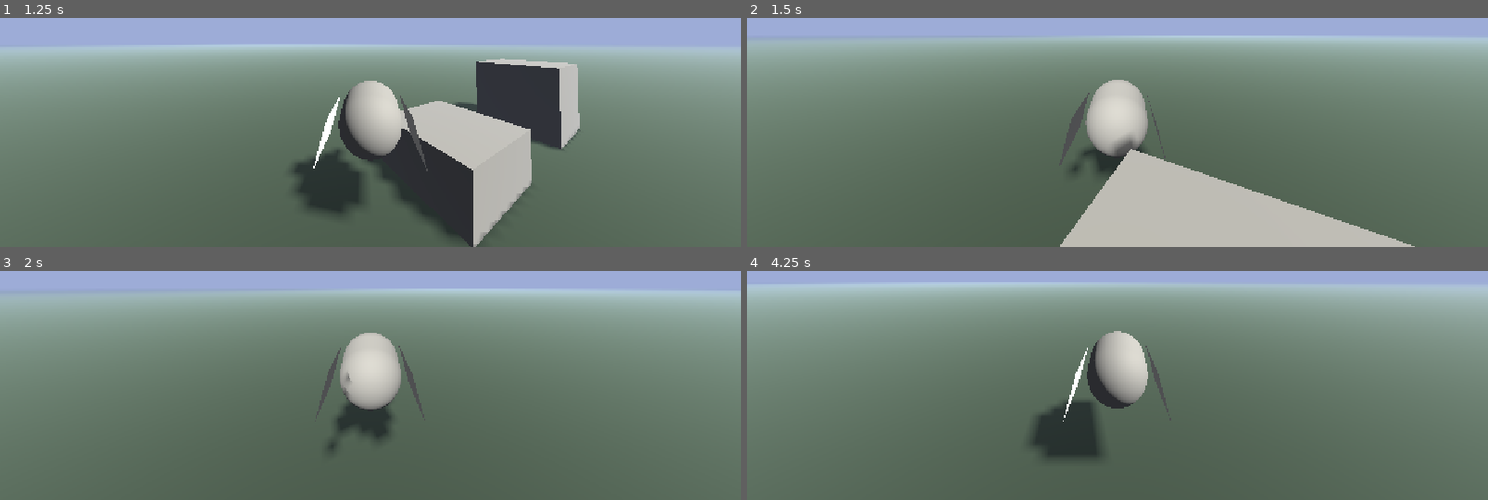
Above: before the commit, frames 1-4 (two rows, left to right).
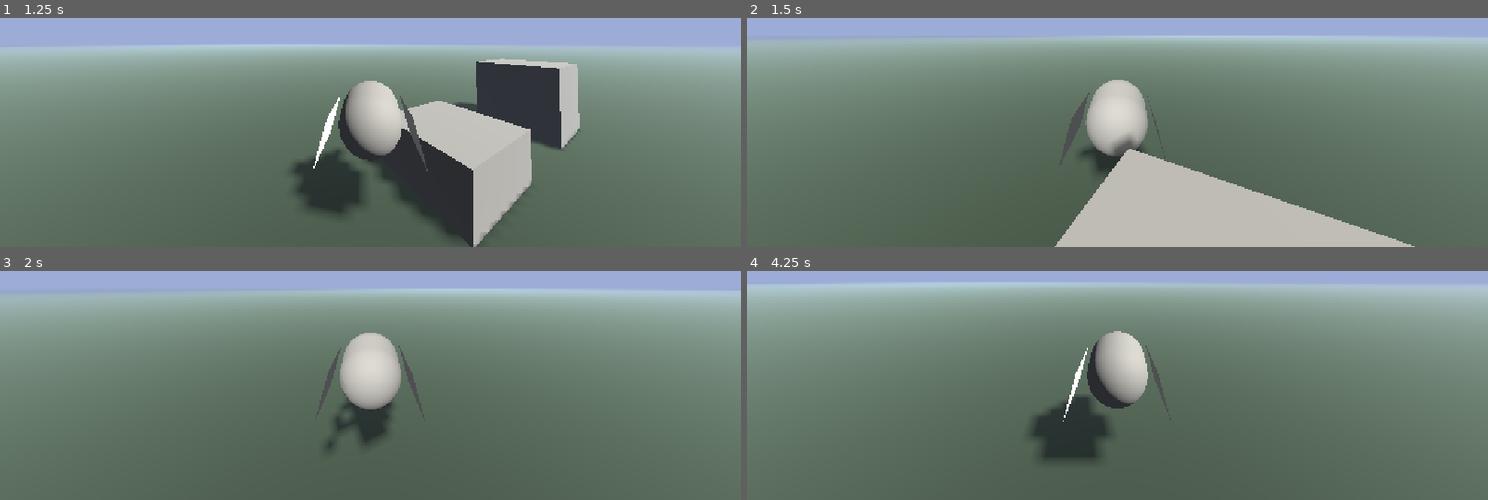
Above: after the commit, the same moments.

Repository: Su-Nes/bird-game
Game: Godot game, scene res://World/World.tscn
Same seed, same stepped clock (60 frames per second), same inputs: the game is played once before the commit and once after it.
Inputs (mouse positions are in pixels of both pictures, inside the frame that each line leads up to):
- Up to frame 1 (1.25 s): move the mouse to (407, 38) at 0.52 s; hold W (forward) from 0.53 s (still down); tap Space (jump) at 0.77 s
- Up to frame 2 (1.5 s): keep holding W (forward); move the mouse to (1080, 40) at 1.27 s
- Up to frame 3 (2 s): keep holding W (forward); tap Space (jump) at 1.52 s
- Up to frame 4 (4.25 s): keep holding W (forward); move the mouse to (1132, 284) at 2.02 s; move the mouse to (1110, 298) at 2.77 s; tap Space (jump) at 3.02, 3.77 s; move the mouse to (1169, 296) at 3.52 s

Frame 1 is identical in both runs. In frame 2, 0.2% of the frame differs, in the area x 41-52%, y 57-100%; in frame 3, 0.1%; in frame 4, 0.2%.

Commit message:
Camera refactoring

Diff:
--- a/Player/ControllerStates/FallState.gd
+++ b/Player/ControllerStates/FallState.gd
@@ -4,6 +4,7 @@
 
 
 @onready var player_controller: CharacterBody3D = $"../.."
+@onready var camera_pivot_y: Node3D = $"../../CameraPivotY"
 @onready var collision_shape_3d: CollisionShape3D = $"../../CollisionShape3D"
 @onready var extension_functions: PlayerExtensionFunctions = $"../.."
 
@@ -29,7 +30,7 @@
 
 	# Get the input direction and handle the movement/deceleration.
 	var input_dir = Input.get_vector("left", "right", "forward", "backward")
-	direction = (player_controller.transform.basis * Vector3(input_dir.x, 0, input_dir.y)).normalized()
+	direction = (camera_pivot_y.transform.basis * Vector3(input_dir.x, 0, input_dir.y)).normalized()
 
 	handle_velocity(delta)
 
--- a/Player/ControllerStates/IdleState.gd
+++ b/Player/ControllerStates/IdleState.gd
@@ -5,7 +5,7 @@
 
 @export var WING_STATES : WingStateMachine
 
-@onready var pivot: Node3D = $"../../CameraPivot"
+@onready var camera_pivot_y: Node3D = $"../../CameraPivotY"
 @onready var player_controller: CharacterBody3D = $"../.."
 @onready var walk_state: WalkState = $"../WalkState"
 @onready var collision_shape_3d: CollisionShape3D = $"../../CollisionShape3D"
@@ -28,7 +28,7 @@
 
 	# Get the input direction and handle the movement/deceleration.
 	var input_dir = Input.get_vector("left", "right", "forward", "backward")
-	direction = (player_controller.transform.basis * Vector3(input_dir.x, 0, input_dir.y)).normalized()
+	direction = (camera_pivot_y.transform.basis * Vector3(input_dir.x, 0, input_dir.y)).normalized()
 
 	if direction.length() > 0.0:
 		state_machine.change_state("walkstate")
--- a/Player/ControllerStates/JumpState.gd
+++ b/Player/ControllerStates/JumpState.gd
@@ -15,6 +15,7 @@
 @export var AIR_INERTIA = 2.5
 
 @onready var player_controller: CharacterBody3D = $"../.."
+@onready var camera_pivot_y: Node3D = $"../../CameraPivotY"
 @onready var extension_functions: PlayerExtensionFunctions = $"../.."
 
 func enter():
@@ -39,7 +40,7 @@
 
 	# Get the input direction and handle the movement/deceleration.
 	var input_dir = Input.get_vector("left", "right", "forward", "backward")
-	direction = (player_controller.transform.basis * Vector3(input_dir.x, 0, input_dir.y)).normalized()
+	direction = (camera_pivot_y.transform.basis * Vector3(input_dir.x, 0, input_dir.y)).normalized()
 
 	handle_velocity(delta)
 
--- a/Player/ControllerStates/WalkState.gd
+++ b/Player/ControllerStates/WalkState.gd
@@ -6,10 +6,12 @@
 @export var MOVE_SPEED: float
 @export var GROUND_INERTIA = 14.0
 @export var MOMENTUM_DECAY = 1.0
-@export var COYOTE_TIME = .1
+@export var CAMERA_MOVEMENT : CameraRotation
+@export var CAMERA_AUTO_LOOK_LERP = .05
 var coyoteTimer
 
 @onready var player_controller: CharacterBody3D = $"../.."
+@onready var camera_pivot_y: Node3D = $"../../CameraPivotY"
 @onready var collision_shape_3d: CollisionShape3D = $"../../CollisionShape3D"
 @onready var extension_functions: PlayerExtensionFunctions = $"../.."
 
@@ -17,7 +19,7 @@
 var velocity
 
 func enter():
-	#print("Entered W4alk state")
+	#print("Entered Walk state")
 	pass
 
 func physics_update(delta):
@@ -32,9 +34,11 @@
 
 	# Get the input direction and handle the movement/deceleration.
 	var input_dir = Input.get_vector("left", "right", "forward", "backward")
-	direction = (player_controller.transform.basis * Vector3(input_dir.x, 0, input_dir.y)).normalized()
+	direction = (camera_pivot_y.transform.basis * Vector3(input_dir.x, 0, input_dir.y)).normalized()
 
 	handle_velocity(delta)
+
+	CAMERA_MOVEMENT.look_towards(direction, CAMERA_AUTO_LOOK_LERP)
 
 	# Switch to idle when no movement direction is held.
 	if direction.length() <= 0.0:
--- a/Player/PlayerController.tscn
+++ b/Player/PlayerController.tscn
@@ -6,7 +6,7 @@
 [ext_resource type="Script" uid="uid://3m20wys6ugrl" path="res://Player/ControllerStates/IdleState.gd" id="2_ldje2"]
 [ext_resource type="Script" uid="uid://bei6l034pllt6" path="res://Common/Scripts/Entity/WingStates/WingsIdle.gd" id="3_laaob"]
 [ext_resource type="Script" uid="uid://dsxe0ls16mjwb" path="res://Player/ControllerStates/WalkState.gd" id="3_ldje2"]
-[ext_resource type="Script" uid="uid://isw8sgo3oloe" path="res://Player/Scripting/CameraMotion.gd" id="4_bacvh"]
+[ext_resource type="Script" uid="uid://isw8sgo3oloe" path="res://Player/Scripting/CameraRotation.gd" id="4_bacvh"]
 [ext_resource type="Script" uid="uid://dh7ybwg1n3d1q" path="res://Player/ControllerStates/JumpState.gd" id="4_j8irr"]
 [ext_resource type="Script" uid="uid://chuogpiglf4ke" path="res://Common/Scripts/Entity/WingStates/WingsGlide.gd" id="4_x8g6g"]
 [ext_resource type="Script" uid="uid://bvfkhbgfu15mb" path="res://Player/ControllerStates/FallState.gd" id="5_mdtj2"]
@@ -89,10 +89,12 @@
 script = ExtResource("2_ldje2")
 WING_STATES = NodePath("../../Mesh/Wings/WingStateMachine")
 
-[node name="WalkState" type="Node" parent="MovementStateMachine" unique_id=1798480752]
+[node name="WalkState" type="Node" parent="MovementStateMachine" unique_id=1798480752 node_paths=PackedStringArray("CAMERA_MOVEMENT")]
 script = ExtResource("3_ldje2")
 MOVE_SPEED = 3.0
 GROUND_INERTIA = 7.0
+CAMERA_MOVEMENT = NodePath("../../CameraPivotY/CameraPivotX")
+CAMERA_AUTO_LOOK_LERP = 0.005
 
 [node name="JumpState" type="Node" parent="MovementStateMachine" unique_id=1176370450]
 script = ExtResource("4_j8irr")
@@ -106,15 +108,17 @@
 WING_STATES = NodePath("../../Mesh/Wings/WingStateMachine")
 metadata/_custom_type_script = "uid://bvfkhbgfu15mb"
 
-[node name="CameraPivot" type="Node3D" parent="." unique_id=2114444008]
+[node name="CameraPivotY" type="Node3D" parent="." unique_id=545498020]
+
+[node name="CameraPivotX" type="Node3D" parent="CameraPivotY" unique_id=2114444008]
 transform = Transform3D(1, 0, 0, 0, 1, 0, 0, 0, 1, 0, 0.75, 0)
 script = ExtResource("4_bacvh")
 STICK_SENS = 5.0
 
-[node name="SpringArm3D" type="SpringArm3D" parent="CameraPivot" unique_id=780229940]
+[node name="SpringArm3D" type="SpringArm3D" parent="CameraPivotY/CameraPivotX" unique_id=780229940]
 spring_length = 1.5
 margin = 1.0
 
-[node name="Camera3D" type="Camera3D" parent="CameraPivot/SpringArm3D" unique_id=1870356551]
+[node name="Camera3D" type="Camera3D" parent="CameraPivotY/CameraPivotX/SpringArm3D" unique_id=1870356551]
 transform = Transform3D(1, 0, 0, 0, 1, 0, 0, 0, 1, 0, 0, 3)
 fov = 100.0
--- a/Player/Scripting/CameraMotion.gd
+++ b/Player/Scripting/CameraRotation.gd
@@ -1,9 +1,13 @@
 extends Node3D
 
-@onready var pivot: CharacterBody3D = $".."
+class_name CameraRotation
+
+
+@onready var pivot: Node3D = $".."
 
 @export var MOUSE_SENS = 0.5
 @export var STICK_SENS = 0.05
+
 
 func _ready():
 	Input.mouse_mode = Input.MOUSE_MODE_CAPTURED
@@ -15,14 +19,23 @@
 		rotate_x(deg_to_rad(-event.relative.y * MOUSE_SENS))
 
 func _physics_process(_delta: float) -> void:
+	# Stick look
 	var look_movement = Input.get_vector("lookLeft", "lookRight", "lookDown", "lookUp")
 
 	pivot.rotate_y(deg_to_rad(-look_movement.x * STICK_SENS))
 	rotate_x(deg_to_rad(look_movement.y * STICK_SENS))
 
-	rotation.x = clamp(rotation.x, deg_to_rad(-85), deg_to_rad(60))
+
+func look_towards(direction: Vector3, weight: float):
+	# Smooth look towards move direction
+	if direction.length() < 0.01:
+		return
+
+
 
 func _process(_delta):
 	if Input.is_action_just_pressed("pause"):
 		Input.mouse_mode = Input.MOUSE_MODE_VISIBLE
 		get_tree().quit()
+
+	rotation.x = clampf(rotation.x, deg_to_rad(-85), deg_to_rad(55))
Renamed: Player/Scripting/CameraMotion.gd.uid -> Player/Scripting/CameraRotation.gd.uid
